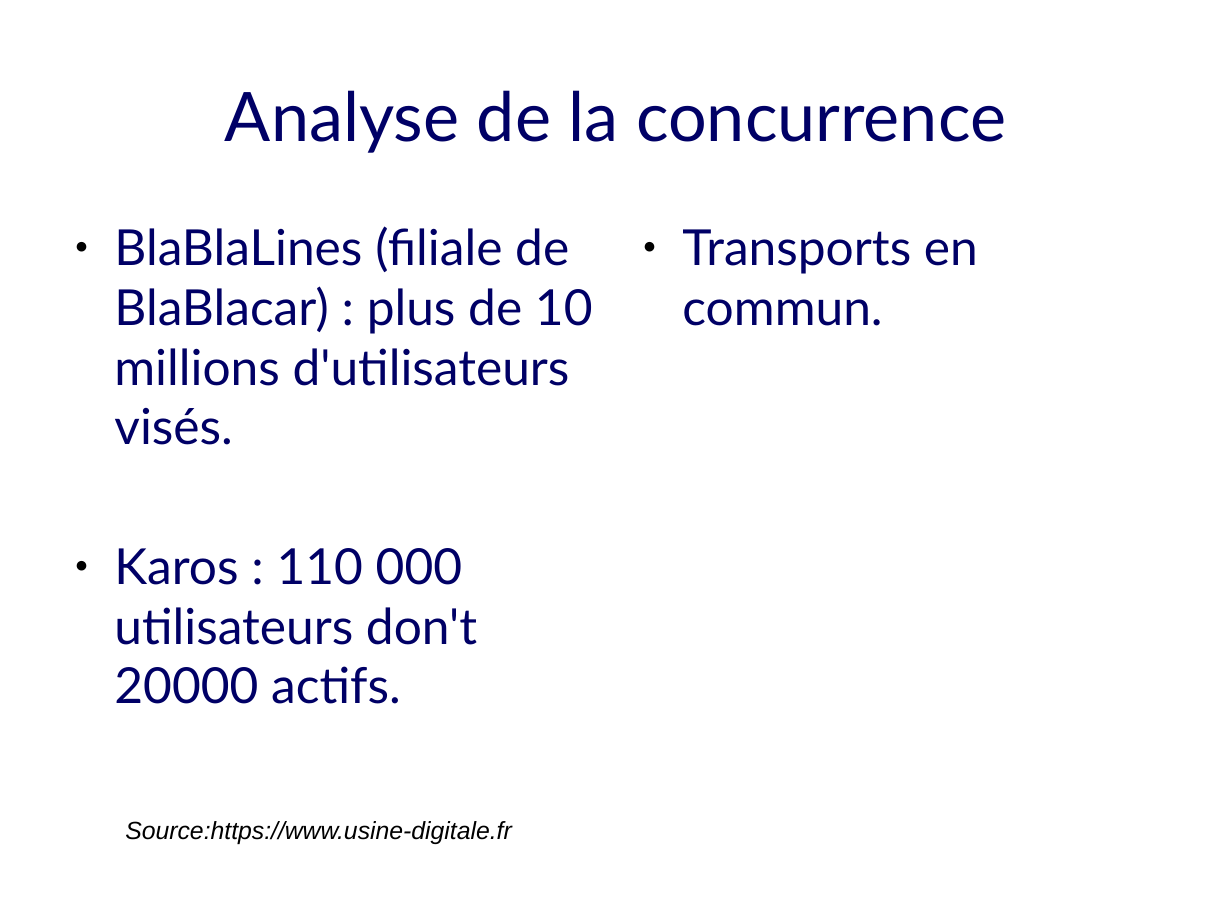
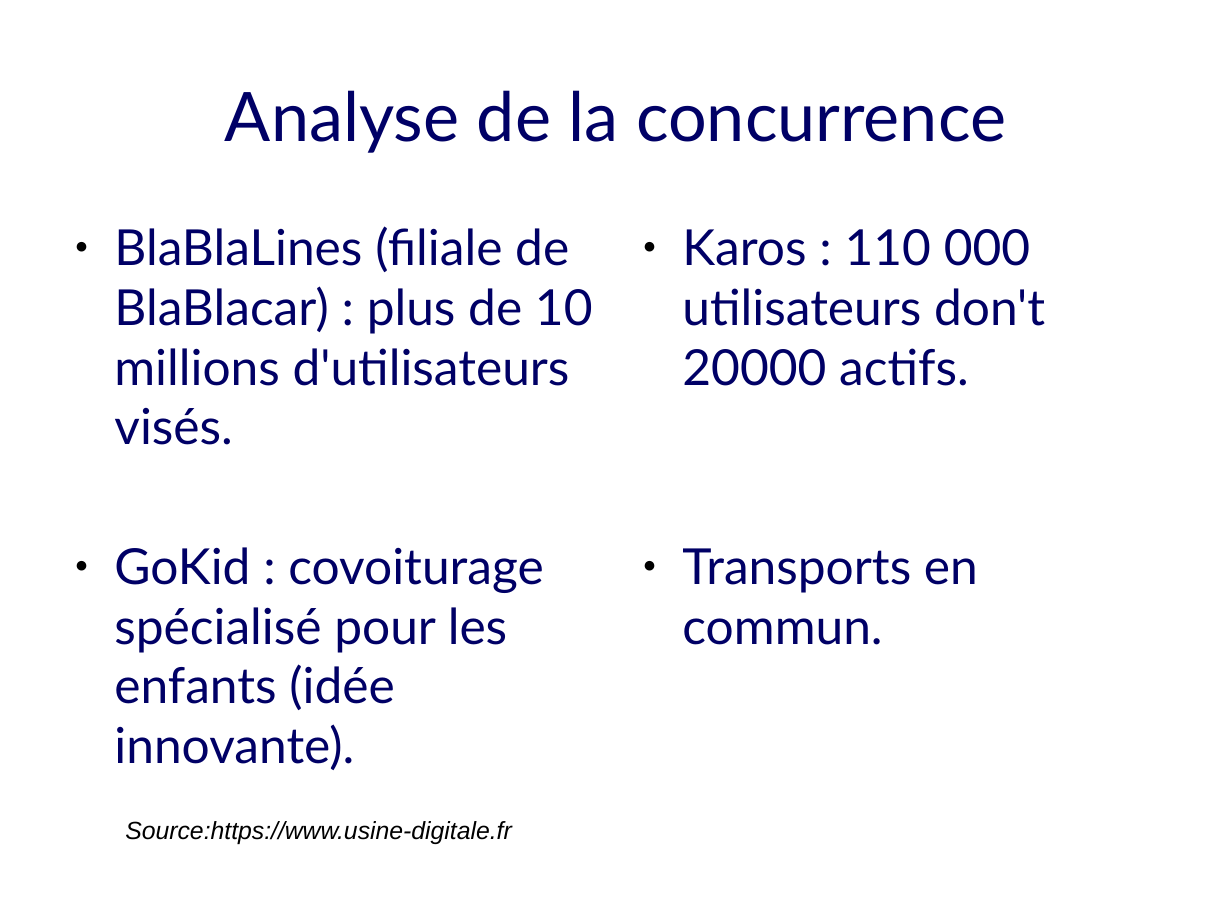
Before and after one commit to jeremychoisy/L3, a slide deck: slide 5 of Création d'entreprise/Présentation/LinkShift.odp. Drawn at 1232x924 pixels with LibreOffice and Linux fonts; fonts in the diff are those of the drawing. Boxes give left, top, right and bottom in pixels: in the first picture for what was removed or moved away, otherwise in the second. Text is boxed around its words. In the diff, an @@ line names an element or a change of style, - is before the commit and + after.

```diff
--- a/Création d'entreprise/Présentation/LinkShift.odp
+++ b/Création d'entreprise/Présentation/LinkShift.odp
@@ text "Karos : 110 000 utilisateurs ...": place and size @@
-text "Karos : 110 000 utilisateurs ..." at <box>114,548,477,704</box>
+text "Karos : 110 000 utilisateurs ..." at <box>682,229,1045,386</box>
@@ text "Transports en commun.": place and size @@
-text "Transports en commun." at <box>682,229,978,326</box>
+text "Transports en commun." at <box>682,548,978,645</box>
@@ text added at <box>114,547,543,770</box>, 32 pt, text #000066 @@
+● GoKid : covoiturage spécialisé pour les enfants (idée innovante).
```
Also in this commit, not shown: 26 other files.
